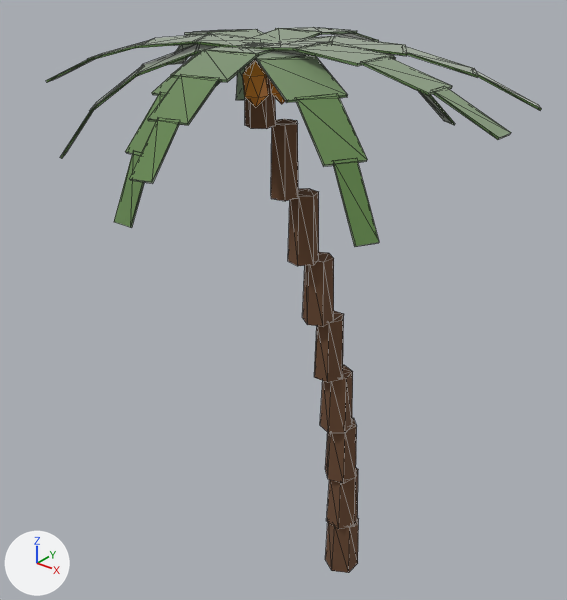
An edit to the glTF model assets/nature/palm_b.glb, drawn before and after from the same camera.
The view is the same before and after, from a camera (50 mm lens) standing at (9.05, -11.47, 14.48) and looking at (-0.35, 0.27, 7.2). The axes (+X, +Y, +Z) are drawn at lower left. The lights are the same throughout. The first picture is the older version. Mesh edges are drawn as thin lines. Vertices at exactly the same position are counted once.

The scene before the commit, as lines of its bpy script (objects in view):
```python
me_palm = bpy.data.meshes.new('Palm')
me_palm.from_pydata(...)  # 496 vertices, 768 faces; spans x -4.53..4.53, y -4.3..4.3, z 0.0..12.62
# faces by material slot: [180, 528, 60]
me_palm.materials.append(mat_trunk)  # brown #6b4a32
me_palm.materials.append(mat_frond)  # dark green #4f7a2c
me_palm.materials.append(mat_dates)  # orange #e08a1e
ob_palm = bpy.data.objects.new('Palm', me_palm)
ob_palm.location = (0.0, 0.0, 0.0)
```
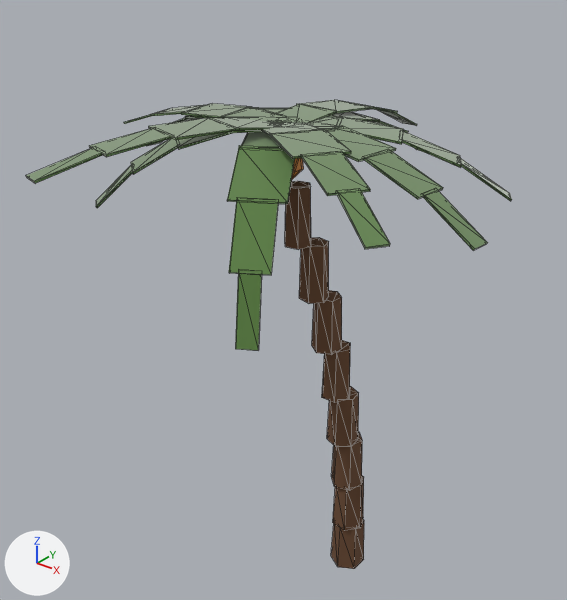
Changed parts and their boxes (x1, y1, x2, y2) in the pictures (567 x 600 px; the box of a moved part takes in the faces that stretch with it):
'Palm', reshaped (14% shorter): before (46, 27, 541, 573); after (26, 100, 512, 569)
part 1 of me_palm, moved or reshaped: before (325, 517, 359, 573); after (331, 519, 364, 569)
part 2 of me_palm, moved or reshaped: before (327, 468, 358, 529); after (333, 476, 364, 531)
part 3 of me_palm, moved or reshaped: before (325, 418, 357, 484); after (331, 432, 362, 491)
part 4 of me_palm, moved or reshaped: before (320, 365, 353, 433); after (327, 386, 359, 447)
part 5 of me_palm, moved or reshaped: before (314, 311, 344, 383); after (322, 340, 350, 403)
part 6 of me_palm, moved or reshaped: before (302, 252, 334, 326); after (312, 290, 342, 355)
part 7 of me_palm, moved or reshaped: before (288, 188, 319, 266); after (299, 237, 329, 304)
part 8 of me_palm, moved or reshaped: before (271, 119, 298, 201); after (285, 181, 311, 250)
part 9 of me_palm, moved or reshaped (not visible afterwards): before (245, 59, 276, 129)
part 10 of me_palm, moved or reshaped (mostly hidden afterwards): before (246, 41, 329, 50); after (311, 124, 343, 131)
part 11 of me_palm, moved or reshaped: before (293, 41, 394, 66); after (326, 125, 396, 162)
part 12 of me_palm, moved or reshaped: before (361, 56, 452, 95); after (363, 149, 443, 199)
part 13 of me_palm, moved or reshaped: before (431, 86, 511, 140); after (422, 188, 488, 250)
part 14 of me_palm, moved or reshaped (not visible afterwards): before (418, 91, 455, 125)
part 15 of me_palm, moved or reshaped: before (295, 94, 367, 167); after (301, 151, 370, 196)
part 16 of me_palm, moved or reshaped: before (333, 158, 379, 247); after (336, 188, 390, 249)
part 17 of me_palm, moved or reshaped (not visible before): after (292, 158, 299, 177)
part 18 of me_palm, moved or reshaped: before (270, 80, 285, 104); after (292, 158, 304, 179)
part 19 of me_palm, moved or reshaped (not visible afterwards): before (242, 61, 269, 108)
part 20 of me_palm, moved or reshaped: before (46, 27, 541, 227); after (26, 100, 512, 350)

Patch to the scene script:
```diff
--- a/assets/nature/palm_b.glb.py
+++ b/assets/nature/palm_b.glb.py
@@ me_palm @@
-me_palm.from_pydata(...)  # 496 vertices, 768 faces; spans x -4.53..4.53, y -4.3..4.3, z 0.0..12.62
+me_palm.from_pydata(...)  # 496 vertices, 768 faces; spans x -4.27..4.27, y -4.62..4.62, z 0.0..11.19
+# me_palm part 1: the loose piece of 12 vertices spanning x 0.52..1.24, y 0.65..1.48, z 0.0..1.41 is scaled about its middle by (1, 1, 0.881), then moved by (0.04, 0.2, -0.08)
+# me_palm part 2: the loose piece of 12 vertices spanning x 0.47..1.25, y 0.68..1.41, z 1.39..2.8 is scaled about its middle by (1, 1, 0.881), then moved by (0.04, 0.2, -0.25)
+# me_palm part 3: the loose piece of 12 vertices spanning x 0.45..1.18, y 0.59..1.33, z 2.77..4.19 is scaled about its middle by (1, 1, 0.881), then moved by (0.03, 0.22, -0.42)
+# me_palm part 4: the loose piece of 12 vertices spanning x 0.39..1.07, y 0.47..1.19, z 4.16..5.58 is scaled about its middle by (1, 1, 0.881), then moved by (0.02, 0.25, -0.58)
+# me_palm part 5: the loose piece of 12 vertices spanning x 0.26..0.96, y 0.35..0.96, z 5.55..6.96 is scaled about its middle by (1, 1, 0.881), then moved by (0.01, 0.3, -0.75)
+# me_palm part 6: the loose piece of 12 vertices spanning x 0.16..0.76, y 0.09..0.75, z 6.93..8.35 is scaled about its middle by (1, 1, 0.881), then moved by (-0.01, 0.35, -0.91)
+# me_palm part 7: the loose piece of 12 vertices spanning x -0.03..0.59, y -0.17..0.43, z 8.32..9.74 is scaled about its middle by (1, 1, 0.881), then moved by (-0.03, 0.42, -1.08)
+# me_palm part 8: the loose piece of 12 vertices spanning x -0.23..0.36, y -0.49..0.08, z 9.71..11.12 is scaled about its middle by (1, 1, 0.881), then moved by (-0.06, 0.5, -1.24)
+# me_palm part 9: the loose piece of 12 vertices spanning x -0.44..0.06, y -0.88..-0.31, z 11.1..12.51 is scaled about its middle by (1, 1, 0.881), then moved by (-0.09, 0.6, -1.41)
+# me_palm part 10: the loose piece of 8 vertices spanning x -0.23..1.06, y -1.1..-0.12, z 12.47..12.62 is multiplied about its middle by the matrix ((0.99, 0.078, 0.032), (-0.078, 0.991, -0.003), (-0.033, 0.001, 0.993)), then moved by (-0.1, 0.55, -1.51)
+# me_palm part 11: the loose piece of 8 vertices spanning x 0.97..2.27, y -1.16..-0.12, z 12.46..12.62 is multiplied about its middle by the matrix ((0.989, 0.078, 0.065), (-0.077, 0.991, -0.007), (-0.065, 0.002, 0.992)), then moved by (-0.12, 0.46, -1.57)
+# me_palm part 12: the loose piece of 8 vertices spanning x 2.18..3.43, y -1.03..-0.31, z 12.15..12.51 is multiplied about its middle by the matrix ((0.984, 0.078, 0.097), (-0.077, 0.989, -0.01), (-0.098, 0.002, 0.987)), then moved by (-0.16, 0.37, -1.66)
+# me_palm part 13: the loose piece of 8 vertices spanning x 3.35..4.53, y -0.9..-0.49, z 11.64..12.21 is multiplied about its middle by the matrix ((0.979, 0.078, 0.129), (-0.077, 0.988, -0.013), (-0.13, 0.003, 0.982)), then moved by (-0.23, 0.29, -1.79)
+# me_palm part 14: the loose piece of 8 vertices spanning x 1.26..2.02, y 2.0..2.93, z 10.81..11.67 is multiplied about its middle by the matrix ((0.926, -0.28, -0.043), (0.269, 0.914, -0.17), (0.09, 0.151, 0.952)), then moved by (-1.03, 1.01, -1.09)
+# me_palm part 15: the loose piece of 8 vertices spanning x 1.72..3.0, y -2.56..-1.43, z 11.29..12.08 is multiplied about its middle by the matrix ((0.916, 0.11, -0.318), (-0.042, 0.952, 0.21), (0.334, -0.184, 0.898)), then moved by (-0.16, 0.36, -0.78)
+# me_palm part 16: the loose piece of 8 vertices spanning x 2.68..3.58, y -2.79..-2.06, z 10.31..11.36 is multiplied about its middle by the matrix ((0.87, 0.133, -0.413), (-0.013, 0.933, 0.274), (0.434, -0.239, 0.836)), then moved by (0.02, 0.15, -0.28)
+# me_palm part 17: the loose piece of 12 vertices spanning x -0.31..0.14, y -0.42..0.01, z 11.5..12.3 is moved by (0.2, 0.11, -1.49)
+# me_palm part 18: the loose piece of 12 vertices spanning x -0.05..0.4, y -0.64..-0.22, z 11.5..12.3 is moved by (-0.06, 0.38, -1.49)
+# me_palm part 19: the loose piece of 12 vertices spanning x -0.22..0.23, y -1.15..-0.73, z 11.5..12.3 is moved by (-0.36, 0.55, -1.49)
+# me_palm part 20: 296 of 496 vertices moved; they spanned x -4.53..4.05, y -4.3..4.3, z 10.17..12.62 and now span x -4.27..3.66, y -4.62..4.62, z 8.12..11.19; mean shift (-0.04, 0.53, -1.42); largest move (0.85, -4.22, 11.12) -> (1.72, -2.97, 8.13)
 me_palm.materials.append(mat_trunk)
```
